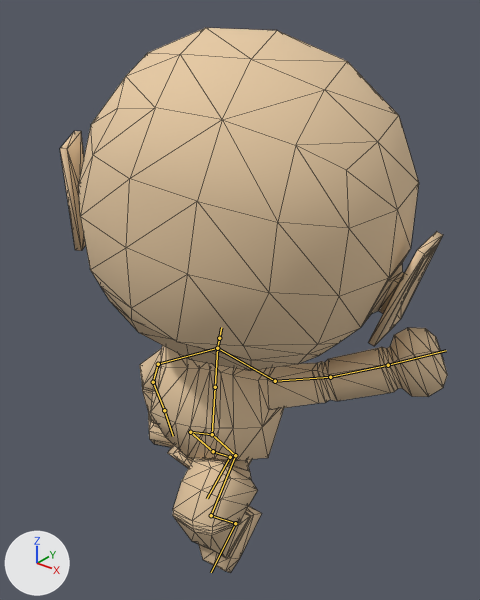
What one commit did to the glTF model models/BaseChar.glb.
One viewpoint serves both versions: a 50 mm camera at (2.68, -3.19, 4.09) aimed at (0.09, 0.05, 2.08). Lighting does not change. The marker at lower left points along +X, +Y and +Z. The first picture is the older version. Both versions are drawn at frame 18 of the action 'Swing2'; the numbers are the values there. The bones that bend it are drawn over the model as lines. Mesh edges are drawn as thin lines.
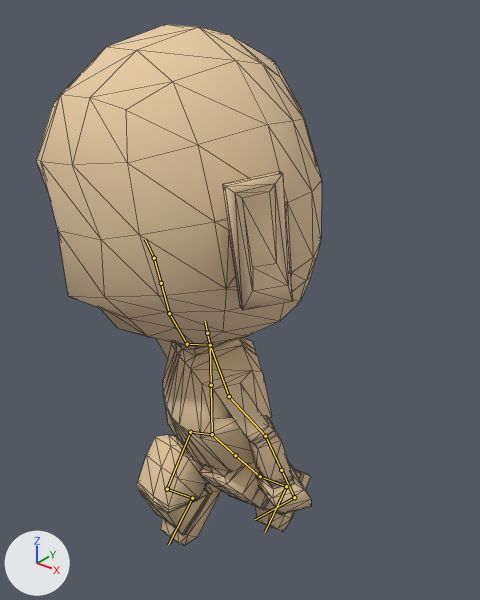
What differs and where, as boxes (x1, y1, x2, y2) in the pictures (480 x 600 px):
'Cube', posed (26% narrower)
    before: (60, 28, 447, 573)
    after: (36, 24, 322, 546)
bone 'Root', root to tip
    before: (212, 434) to (215, 387)
    after: (212, 434) to (211, 385)
bone 'Neck', root to tip
    before: (217, 348) to (219, 338)
    after: (210, 345) to (207, 333)
bone 'Head', root to tip
    before: (219, 338) to (221, 327)
    after: (207, 333) to (205, 321)
bone 'Clavicle.L', root to tip
    before: (217, 348) to (275, 381)
    after: (210, 345) to (229, 396)
bone 'Humerus.L', root to tip
    before: (275, 381) to (330, 377)
    after: (229, 396) to (265, 436)
bone 'Arm.L', root to tip
    before: (330, 377) to (388, 365)
    after: (265, 436) to (281, 470)
bone 'Clavicle.R', root to tip
    before: (217, 348) to (158, 364)
    after: (210, 345) to (187, 344)
bone 'Humerus.R', root to tip
    before: (158, 364) to (153, 382)
    after: (187, 344) to (169, 313)
bone 'Arm.R', root to tip
    before: (153, 382) to (164, 410)
    after: (169, 313) to (161, 283)
bone 'Femur.L', root to tip
    before: (235, 455) to (211, 515)
    after: (235, 455) to (260, 476)
bone 'Leg.L', root to tip
    before: (211, 515) to (235, 523)
    after: (260, 476) to (286, 486)
bone 'Foot.L', root to tip
    before: (235, 523) to (211, 572)
    after: (286, 486) to (265, 532)
bone 'Femur.R', root to tip
    before: (190, 432) to (213, 451)
    after: (190, 432) to (167, 489)
bone 'Leg.R', root to tip
    before: (213, 451) to (230, 457)
    after: (167, 489) to (192, 498)
bone 'Foot.R', root to tip
    before: (230, 457) to (207, 498)
    after: (192, 498) to (168, 544)

What the commit changed:
Bone 'Root' (bone_root) turns from (-3, 32, -5) to (-3, -32, 5) degrees about its own x, y and z.
Bone 'Neck' (bone_neck) turns from (7, -1, -8) to (7, 1, 8) degrees about its own x, y and z.
Bone 'Head' (bone_head) turns from (2, -10, 2) to (2, 10, -2) degrees about its own x, y and z.
Bone 'Clavicle.L' (bone_clavicle_l) turns from (7, 1, 2) to (0, 0, 0) degrees about its own x, y and z.
Bone 'Humerus.L' (bone_humerus_l) turns from (0, -25, 19) to (-37, 13, -79) degrees about its own x, y and z.
Bone 'Arm.L' (bone_arm_l) turns from (-7, 32, 2) to (17, 0, -23) degrees about its own x, y and z.
Bone 'Clavicle.R' (bone_clavicle_r) turns from (0, 0, 0) to (7, -1, -2) degrees about its own x, y and z.
Bone 'Humerus.R' (bone_humerus_r) turns from (-37, -13, 79) to (0, 25, -19) degrees about its own x, y and z.
Bone 'Arm.R' (bone_arm_r) turns from (17, 0, 23) to (-7, -32, -2) degrees about its own x, y and z.
Bone 'Femur.L' (bone_femur_l) turns from (0, 0, -37) to (2, 0, 37) degrees about its own x, y and z.
Bone 'Leg.L' (bone_leg_l) turns from (0, 0, 82) to (6, -1, 11) degrees about its own x, y and z.
Bone 'Foot.L' (bone_foot_l) turns from (0, 0, -2) to (1, 0, -7) degrees about its own x, y and z.
Bone 'Femur.R' (bone_femur_r) turns from (2, 0, -37) to (0, 0, 37) degrees about its own x, y and z.
Bone 'Leg.R' (bone_leg_r) turns from (6, 1, -11) to (0, 0, -82) degrees about its own x, y and z.
Bone 'Foot.R' (bone_foot_r) turns from (1, 0, 7) to (0, 0, 2) degrees about its own x, y and z.
